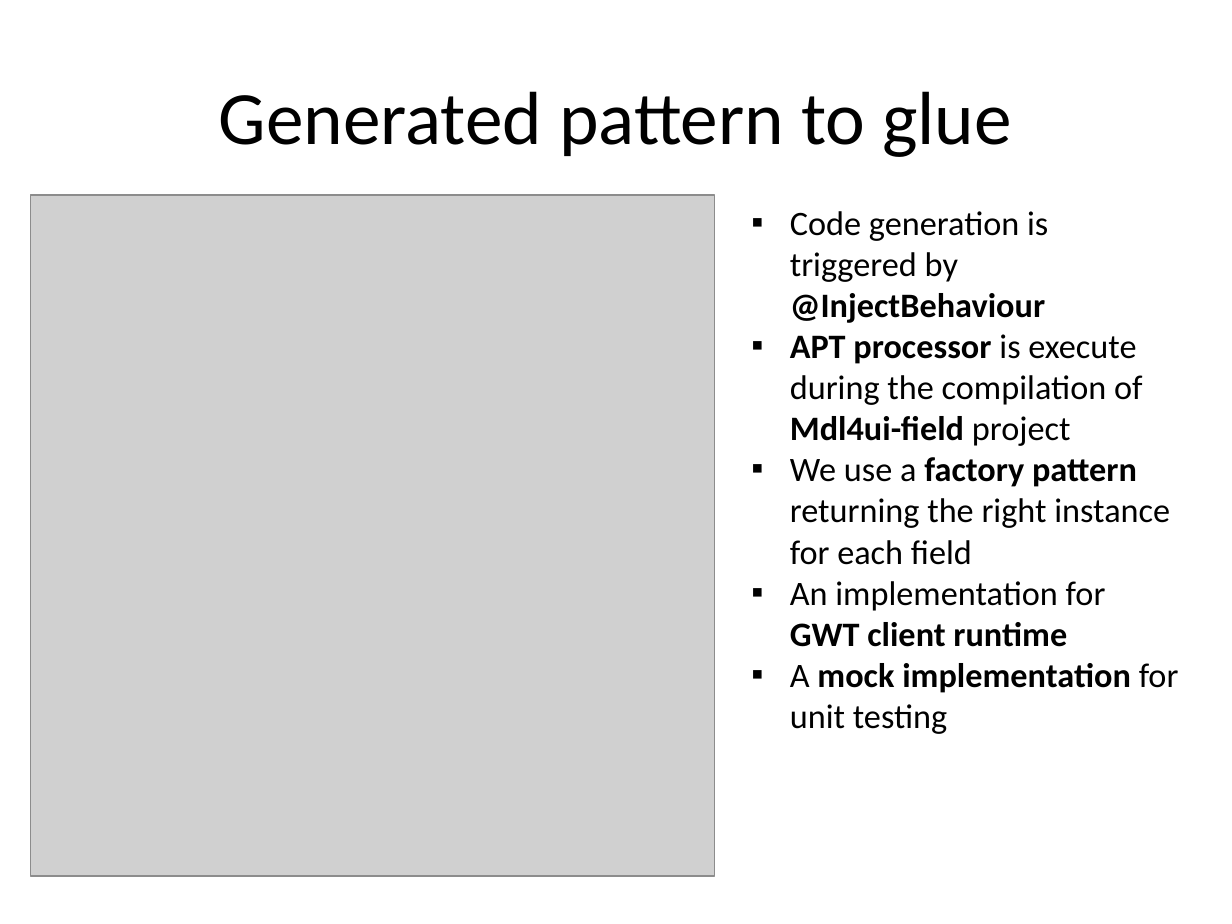
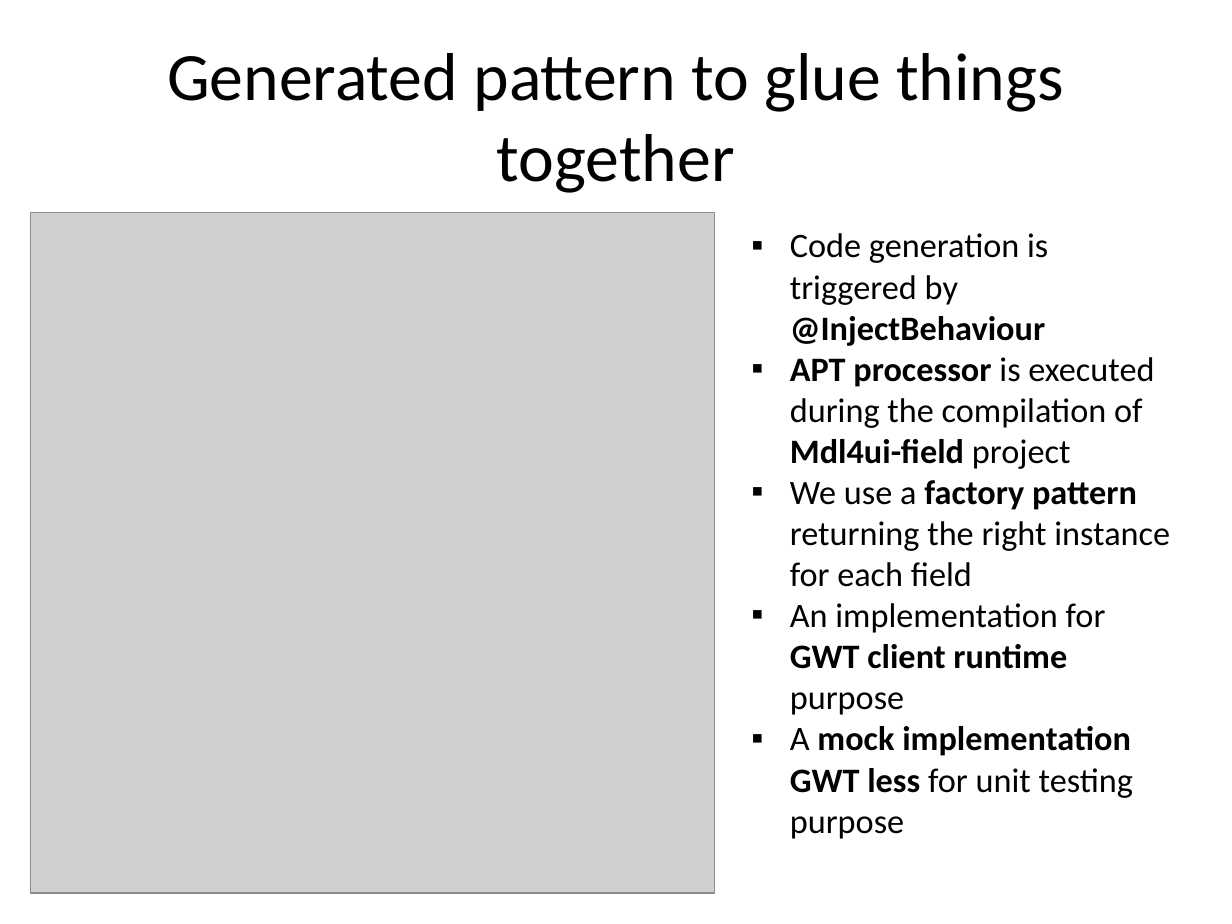
Before and after one commit to lesfurets/mdl4ui, a slide deck: slide 47 of mdl4ui-docs/mdl4ui_cg2013.pptx (slide 45 before the commit). Drawn at 1232x924 pixels with LibreOffice and Linux fonts; fonts in the diff are those of the drawing; grey boxes stand for pictures. Boxes give left, top, right and bottom in pixels: in the first picture for what was removed or moved away, otherwise in the second. Text is boxed around its words. In the diff, an @@ line names an element or a change of style, - is before the commit and + after.

Commit message:
fixed a few typo
added chapters

```diff
--- a/mdl4ui-docs/mdl4ui_cg2013.pptx
+++ b/mdl4ui-docs/mdl4ui_cg2013.pptx
@@ title at (x1=167, y1=53, x2=1064, y2=193): text changed; size 44 to 39.6 pt @@
-Generated pattern to glue
+Generated pattern to glue things together
@@ picture moved from (x1=31, y1=195, x2=715, y2=876) to (x1=31, y1=212, x2=715, y2=893) @@
@@ text "Code generation is triggered by ..." moved from (x1=790, y1=211, x2=1179, y2=734) to (x1=790, y1=233, x2=1170, y2=839) @@
@@ text at (x1=790, y1=357, x2=1154, y2=469): text changed @@
-▪ APT processor is execute during the compilation of Mdl4ui-field project
+▪ APT processor is executed during the compilation of Mdl4ui-field project
@@ text at (x1=790, y1=603, x2=1133, y2=839): text changed @@
-▪ An implementation for GWT client runtime
-▪ A mock implementation for unit testing
+▪ An implementation for GWT client runtime purpose
+▪ A mock implementation GWT less for unit testing purpose
```
Also in this commit, not shown: 14 other slides changed, 7 slides added, 1 slide removed.
